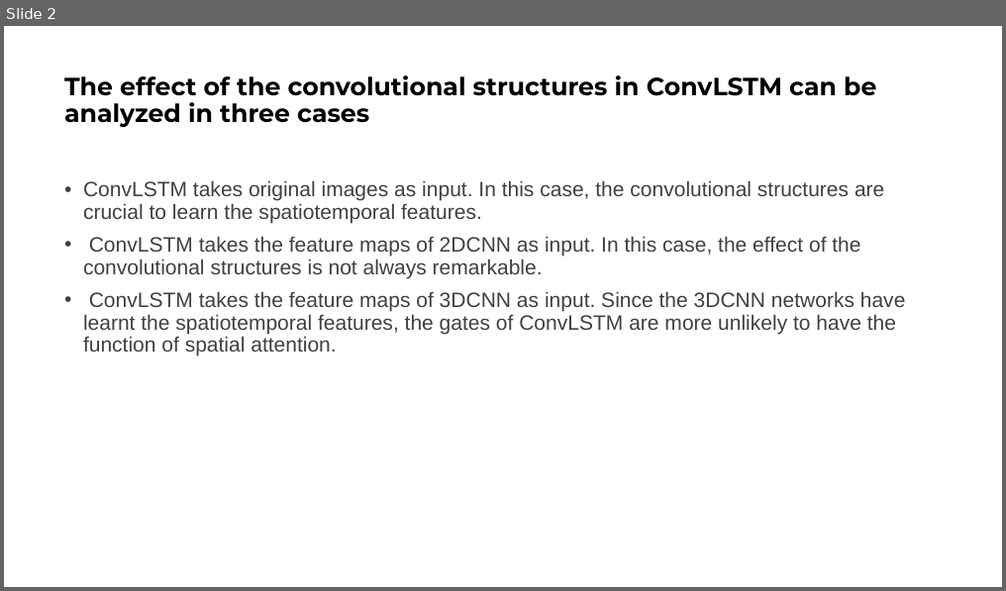
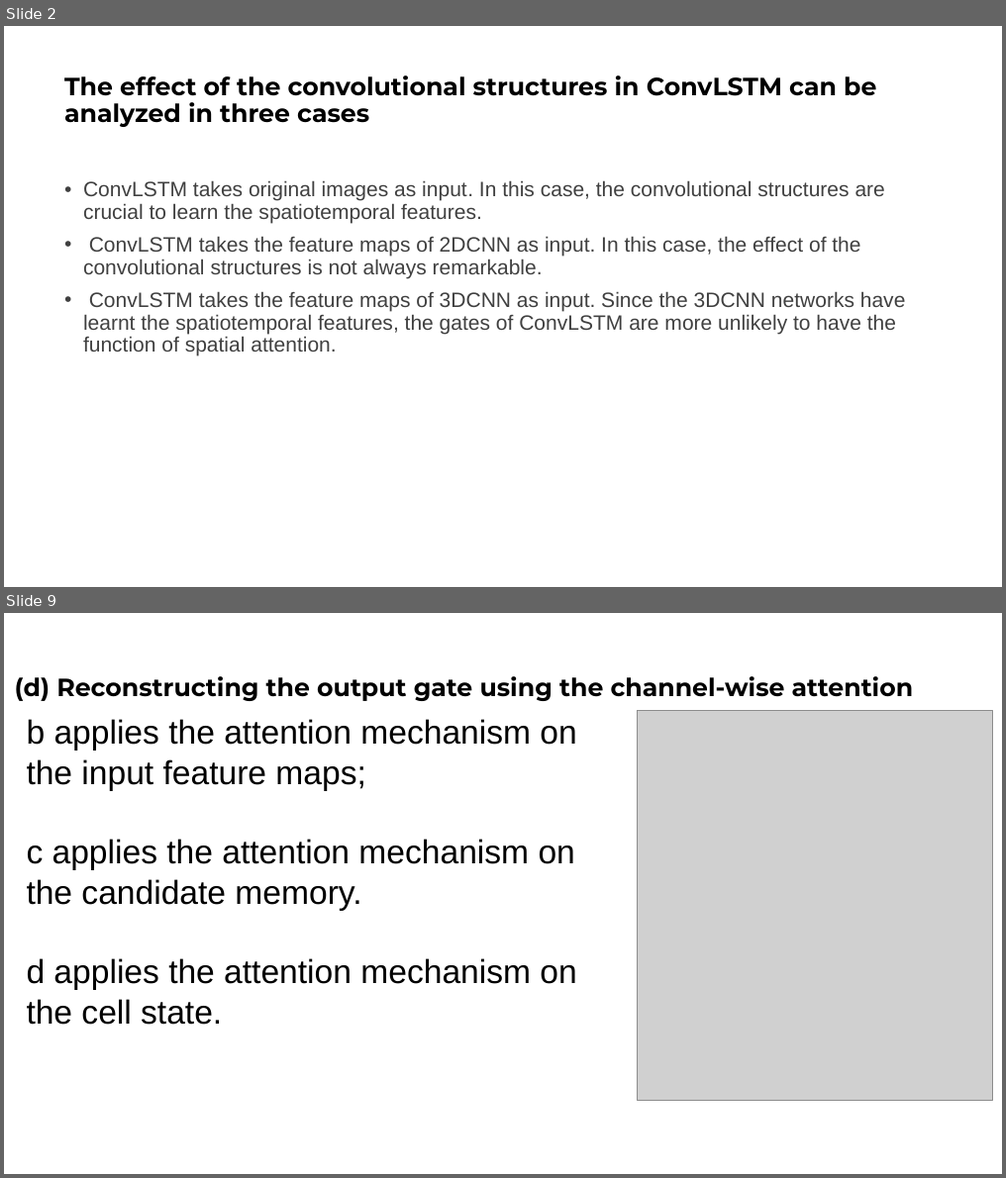
Before and after one commit to Adnios/DVS-gesture_recognition, a slide deck: Attention in Convolutional LSTM for Gesture Recognition.pptx. Shown one above the other, each under a label of ours: slide 2 before the commit, slides 2 and 9 after it; the slides between them are not shown. The pictures are 1006x591 and 1006x1178 pixels, drawn with LibreOffice and Linux fonts; fonts in the diff are those of the drawing; grey boxes stand for pictures. Boxes give left, top, right and bottom in pixels: in the first picture for what was removed or moved away, otherwise in the second. Text is boxed around its words. In the diff, an @@ line names an element or a change of style, - is before the commit and + after.

```diff
--- a/Attention in Convolutional LSTM for Gesture Recognition.pptx
+++ b/Attention in Convolutional LSTM for Gesture Recognition.pptx
@@ slide 9 added at box(4, 613, 1002, 1174), background #FFFFFF @@
@@ title added at box(15, 676, 914, 701), 24 pt, text #000000, bold @@
+(d) Reconstructing the output gate using the channel-wise attention
@@ text added at box(27, 719, 576, 1025), 32 pt, text #000000 @@
+b applies the attention mechanism on the input feature maps;
+c applies the attention mechanism on the candidate memory.
+d applies the attention mechanism on the cell state.
@@ picture added at box(637, 710, 993, 1100) @@
```
Also in this commit, not shown: 2 slides changed, 8 other slides added.
